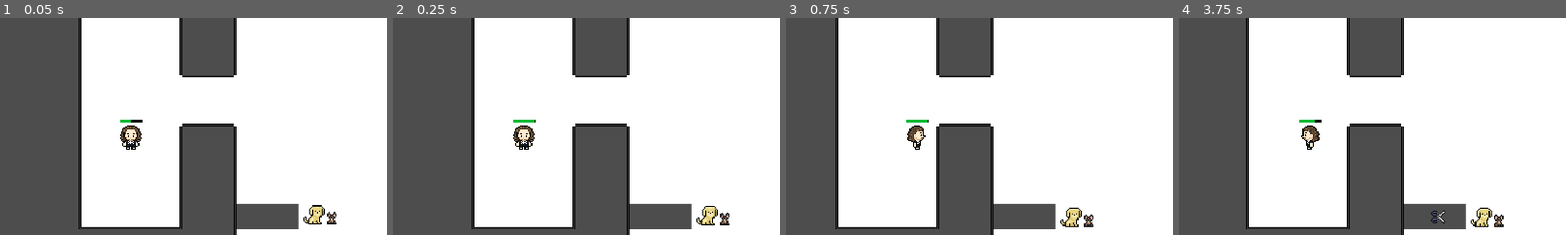
Above: before the commit, frames 1-4 (left to right).
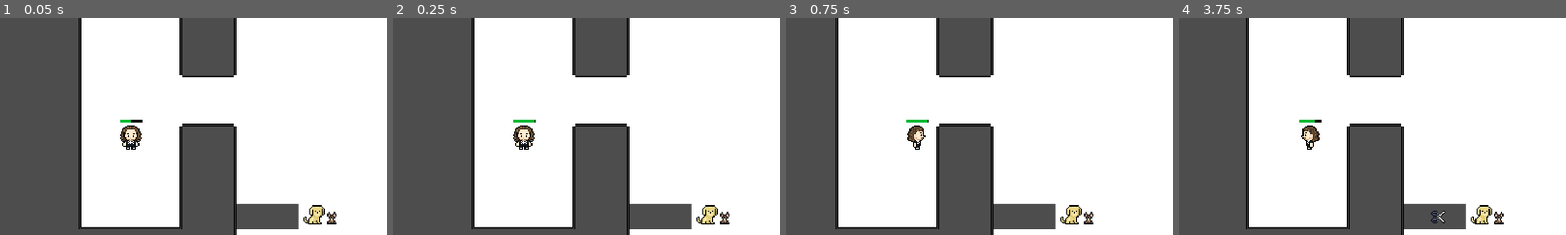
Above: after the commit, the same moments.

Repository: b0nnyy/BarberGame2D
Game: Godot game, scene res://Levels/d_level_salon_01.tscn
Same seed, same stepped clock (60 frames per second), same inputs: the game is played once before the commit and once after it. This scene is started directly instead of the project's main scene.
Inputs:
- Up to frame 1 (0.05 s): no input
- Up to frame 2 (0.25 s): no input
- Up to frame 3 (0.75 s): hold D (right) from 0.53 s (still down); hold Shift (sprint) from 0.53 s (still down)
- Up to frame 4 (3.75 s): release D (right) at 1.28 s; release Shift (sprint) at 1.28 s; hold S (down) 1.28-2.03 s; tap E (use_item) at 1.35, 2.85 s; hold D (right) 2.03-2.78 s; hold Shift (sprint) 2.03-2.78 s; hold W (up) 2.78-3.53 s; hold A (left) from 3.53 s (still down); hold Shift (sprint) from 3.53 s (still down)
The pictures show only the part of the screen within x 33-83%, y 22-72%; the shares and areas given below are measured in that part.

Frame 1 is identical in both runs. In frame 2, 0.3% of the frame differs, in the area x 78-87%, y 86-96%; in frame 3, 0.5%, in the area x 70-80%, y 86-97%; in frame 4, 0.5%.

Commit message:
brak animacji pieska

Diff:
--- a/scenes/pies.tscn
+++ b/scenes/pies.tscn
@@ -1,10 +1,8 @@
 [gd_scene format=3 uid="uid://crtaapidfw5s3"]
 
 [ext_resource type="Texture2D" uid="uid://dy57bnlpqxgev" path="res://Art/Test Character/PIESKI_ANIMATION.png" id="1_4r4ip"]
-[ext_resource type="Script" uid="uid://v38fhcd16kks" path="res://skrypty/pies.gd" id="1_f21aa"]
 
 [node name="Pies" type="Node2D" unique_id=1020205980]
-script = ExtResource("1_f21aa")
 
 [node name="Sprite2D" type="Sprite2D" parent="." unique_id=814379895]
 texture = ExtResource("1_4r4ip")
--- a/skrypty/pies.gd
+++ /dev/null
@@ -1,11 +0,0 @@
-extends Node2D
-
-var base_y := 0.0
-var time := 0.0
-
-func _ready():
-	base_y = position.y
-
-func _process(delta):
-	time += delta
-	position.y = round(base_y + sin(time * 2.0) * 3)
Not shown: 1 places in Characters/patryk_frames.tres that only renumber resources
